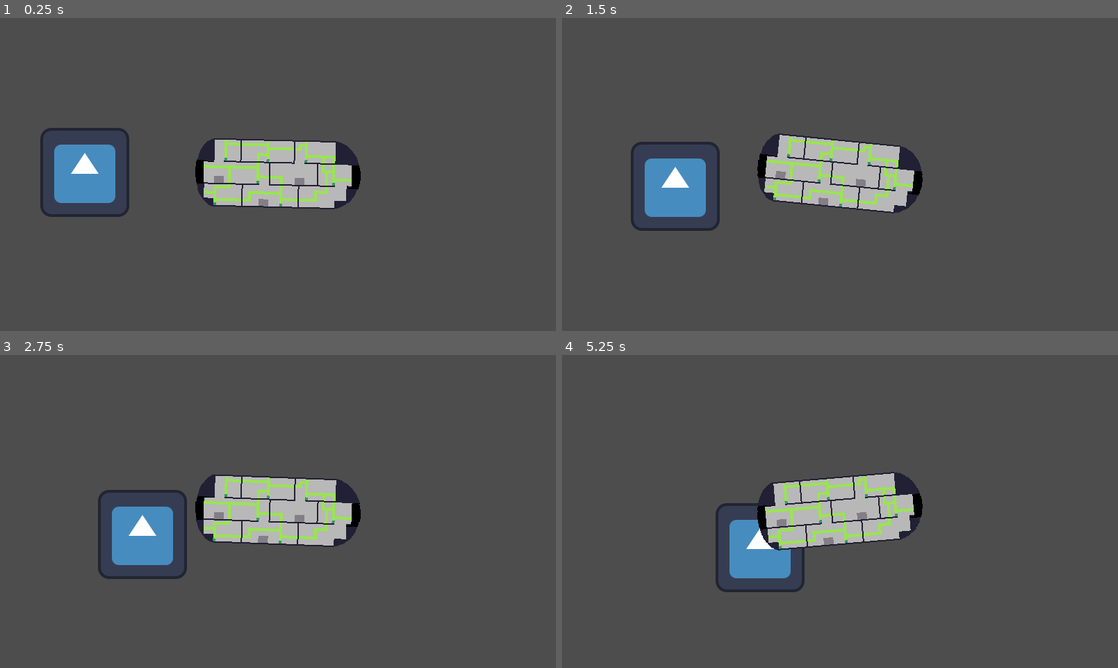
Above: before the commit, frames 1-4 (two rows, left to right).
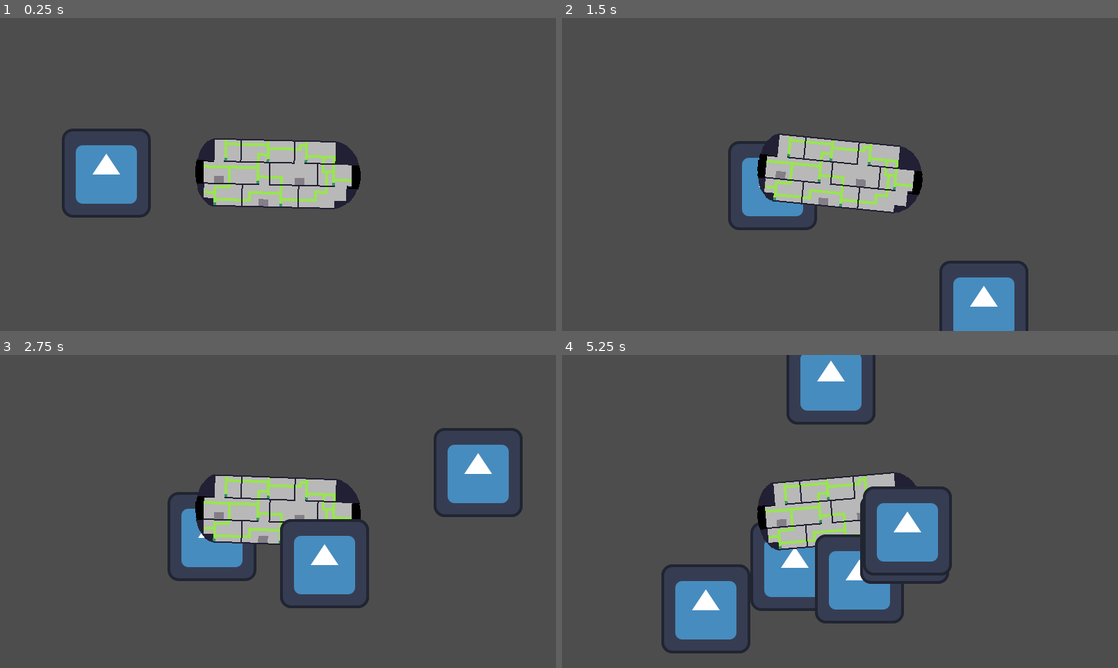
Above: after the commit, the same moments.

Repository: einmar/MalmoGameJam
Game: Godot game, scene res://scenes/sandbox/sasa_sandbox.tscn
Same seed, same stepped clock (60 frames per second), same inputs: the game is played once before the commit and once after it. The engine's default icon, where the game draws it, is replaced by a stand-in: a white triangle on a blue panel in a dark square.
Inputs:
- Up to frame 1 (0.25 s): no input
- Up to frame 2 (1.5 s): hold D (player1_right) from 0.53 s (still down); tap W (player1_up) at 0.77 s
- Up to frame 3 (2.75 s): tap W (player1_up) at 1.52 s; release D (player1_right) at 2.03 s; hold A (player1_left) from 2.03 s (still down)
- Up to frame 4 (5.25 s): release A (player1_left) at 2.78 s; hold D (player1_right) 2.78-4.28 s; tap W (player1_up) at 3.02, 3.77, 4.52 s; hold A (player1_left) 4.28-5.03 s; hold D (player1_right) from 5.03 s (still down)

The runs differ from the first frame. In frame 1, 2.4% of the frame differs, in the area x 7-28%, y 35-64%; in frame 2, 6.1%; in frame 3, 9.7%; in frame 4, 13%, in the area x 17-71%, y 0-96%.

Commit message:
added enemy spawn logic

Diff:
--- a/resources/0_depth.tres
+++ b/resources/0_depth.tres
@@ -1,13 +1,12 @@
-[gd_resource type="Resource" script_class="DepthResource" load_steps=2 format=3 uid="uid://vlh7p65dvo12"]
+[gd_resource type="Resource" script_class="DepthResource" load_steps=3 format=3 uid="uid://vlh7p65dvo12"]
 
 [ext_resource type="Script" uid="uid://bgu5df0wfjgfx" path="res://resources/depth_resource.gd" id="1_fmd0w"]
+[ext_resource type="PackedScene" uid="uid://jlm4ay5ndld7" path="res://scenes/enemies/basic_enemy/basic_enemy.tscn" id="1_rswla"]
 
 [resource]
 script = ExtResource("1_fmd0w")
-enemy_spawn_amount = 1
+enemy_spawn_amount = 2
 enemy_toughness = 1.0
 enemy_spawn_cooldown = 1.0
-enemy_scenes = Dictionary[int, Array]({
-0: []
-})
+enemy_scenes = Array[PackedScene]([ExtResource("1_rswla"), ExtResource("1_rswla")])
 metadata/_custom_type_script = "uid://bgu5df0wfjgfx"
--- a/resources/depth_resource.gd
+++ b/resources/depth_resource.gd
@@ -5,4 +5,4 @@
 @export var enemy_toughness: float = 1.0
 @export var enemy_spawn_cooldown: float = 1.0
 
-@export var enemy_scenes: Dictionary[int, Array]
+@export var enemy_scenes: Array[PackedScene]
--- a/scenes/enemies/basic_enemy/basic_enemy.gd
+++ b/scenes/enemies/basic_enemy/basic_enemy.gd
@@ -1,7 +1,7 @@
 extends CharacterBody2D
 
 @export var damage: int = 10
-@export var base_speed: int = 20
+@export var base_speed: int = 100
 
 @onready var attack_timer: Timer = $AttackTimer
 @onready var target_update_timer: Timer = $TargetUpdateTimer
--- a/systems/game_manager.gd
+++ b/systems/game_manager.gd
@@ -26,36 +26,32 @@
 ############ Enemy Logic ############
 
 func spawn_enemy():
-	var spawn_side = randi_range(0,3)
 	var camera_size = main_camera.get_viewport_rect().size * main_camera.zoom
 	var camera_rect = [main_camera.get_screen_center_position().x - camera_size.x / 2,
 					main_camera.get_screen_center_position().y - camera_size.y / 2,
 					main_camera.get_screen_center_position().x + camera_size.x / 2,
 					main_camera.get_screen_center_position().y + camera_size.y / 2]
-	#print(camera_rect)
+
 	var spawn_position: Vector2 = Vector2.ZERO
-	match spawn_side:
-		0:
-			# left side of the screen
-			print("Spawn Left")
-			spawn_position = Vector2(camera_rect[0] - spawn_offset,
-									 randi_range(camera_rect[1], camera_rect[3]))
-		1:
-			# top side of the screen
-			print("Spawn Top")
-			spawn_position = Vector2(randf_range(camera_rect[0], camera_rect[2]),
-									 camera_rect[1] - spawn_offset)
-		2:
-			# right side of the screen
-			print("Spawn Right")
-			spawn_position = Vector2(camera_rect[2] + spawn_offset,
-									 randi_range(camera_rect[1], camera_rect[3]))
-		3:
-			# bottom side of the screen
-			print("Spawn Bottom")
-			spawn_position = Vector2(randf_range(camera_rect[0], camera_rect[2]),
-												 camera_rect[3] + spawn_offset)
-	print(spawn_position)
+	match randi_range(0,3):
+		0: # left side of the screen
+			spawn_position = Vector2(camera_rect[0] - spawn_offset, randi_range(camera_rect[1], camera_rect[3]))
+		1: # top side of the screen
+			spawn_position = Vector2(randf_range(camera_rect[0], camera_rect[2]), camera_rect[1] - spawn_offset)
+		2: # right side of the screen
+			spawn_position = Vector2(camera_rect[2] + spawn_offset, randi_range(camera_rect[1], camera_rect[3]))
+		3: # bottom side of the screen
+			spawn_position = Vector2(randf_range(camera_rect[0], camera_rect[2]), camera_rect[3] + spawn_offset)
+
+	for i in current_depth_resource.enemy_spawn_amount:
+		var enemy_index = current_depth_resource.enemy_toughness
+		var enemy_to_spawn: PackedScene = current_depth_resource.enemy_scenes[enemy_index]
+		if not enemy_to_spawn:
+			print("Enemy to spawn not found!")
+			continue
+		var spawned_enemy: CharacterBody2D = enemy_to_spawn.instantiate()
+		scene_root_node.add_child(spawned_enemy)
+		spawned_enemy.position = spawn_position
 
 
 ############ Global references ############
